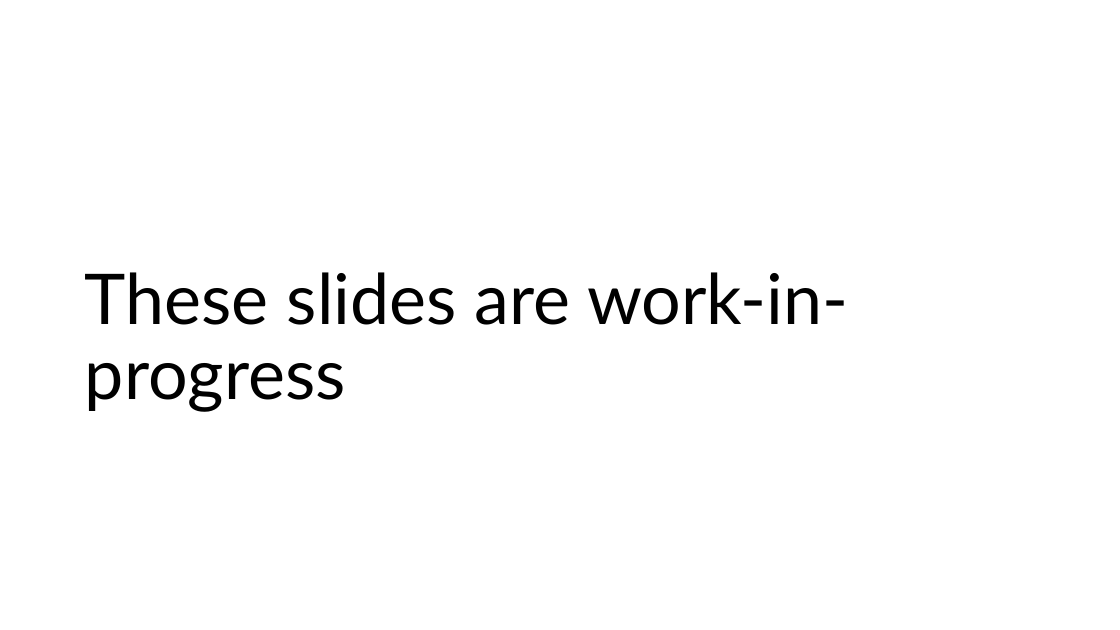
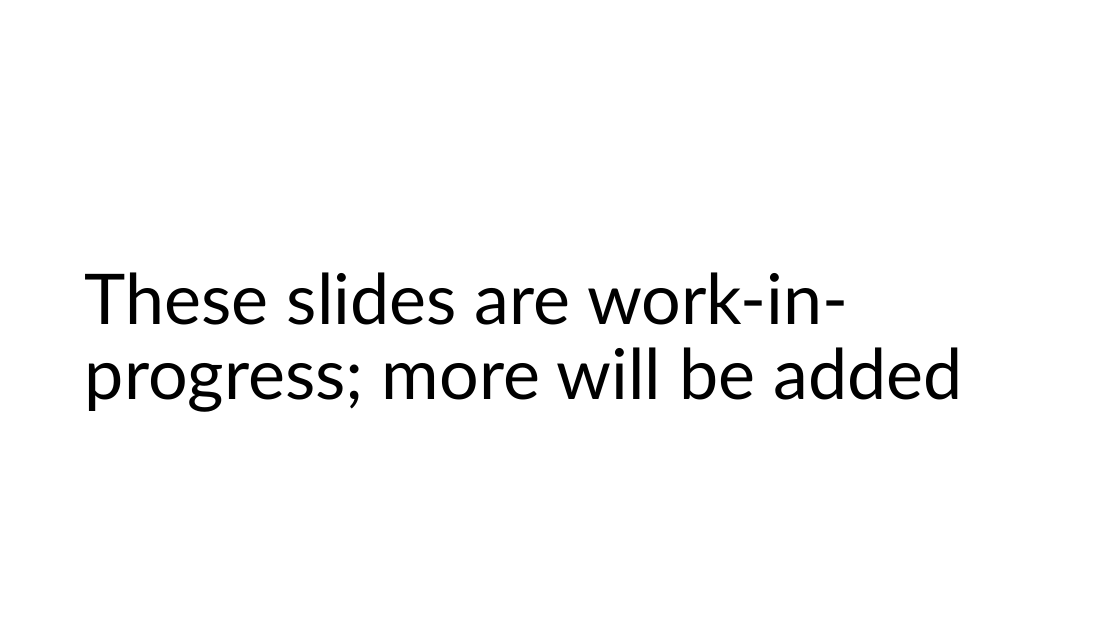
Before and after one commit to SMC-CS-374-Sp26/Unit-2-Data-Structures, a slide deck: slide 30 of 374 DS in detail.pptx (slide 12 before the commit). Drawn at 1120x630 pixels with LibreOffice and Linux fonts; fonts in the diff are those of the drawing. Boxes give left, top, right and bottom in pixels: in the first picture for what was removed or moved away, otherwise in the second. Text is boxed around its words. In the diff, an @@ line names an element or a change of style, - is before the commit and + after.

```diff
--- a/374 DS in detail.pptx
+++ b/374 DS in detail.pptx
@@ title at bbox=[85, 272, 962, 412]: text changed @@
-These slides are work-in-progress
+These slides are work-in-progress; more will be added
```
Also in this commit, not shown: 1 other slide changed, 18 slides added, 2 other files.
